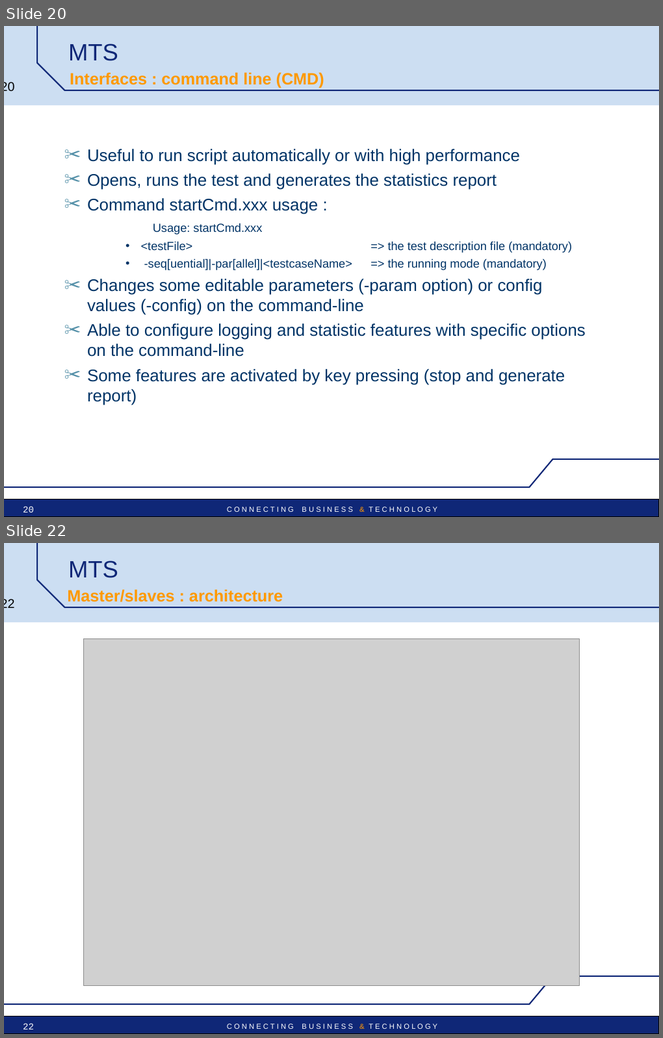
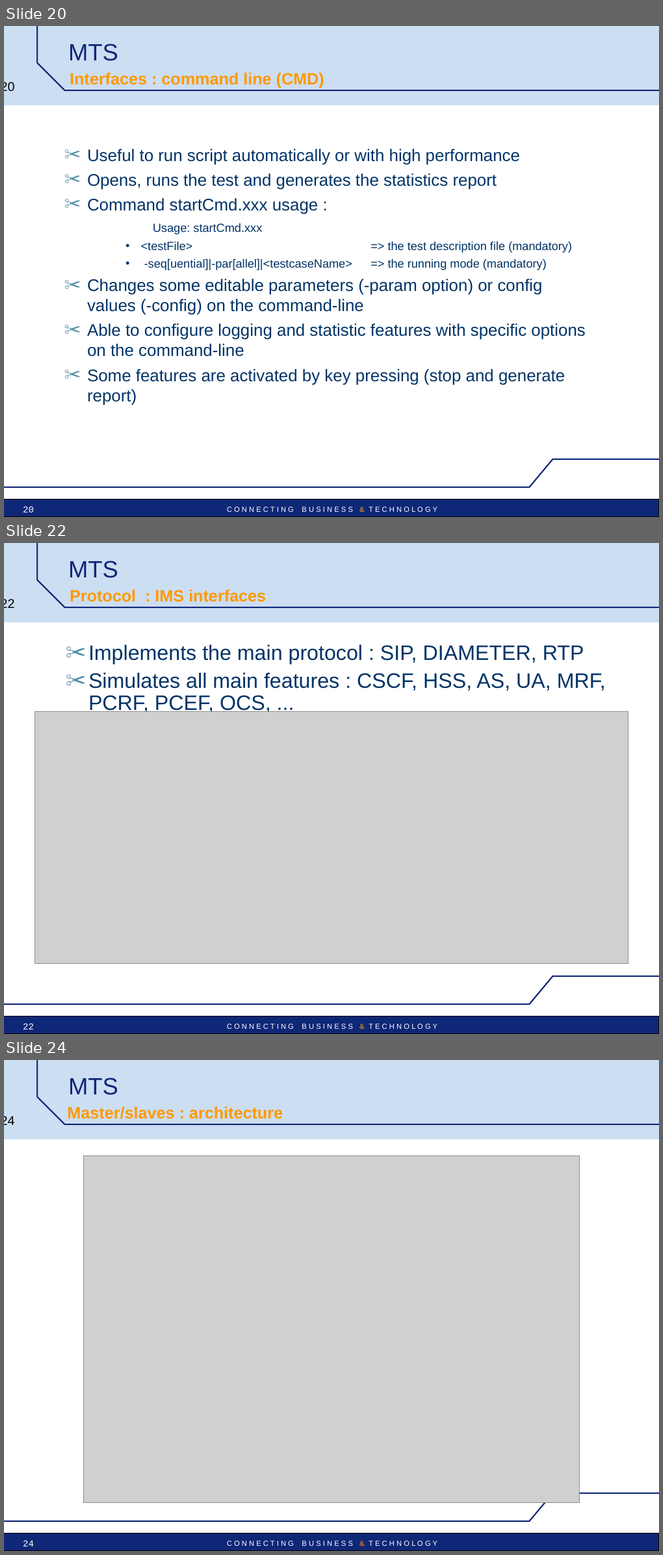
Before and after one commit to vu3mmg/mts-project, a slide deck: trunk/mts/src/main/doc/MTS_pres_technical.ppt. Shown one above the other, each under a label of ours: slides 20 and 22 before the commit, slides 20, 22 and 24 after it; the slides between them are not shown. The pictures are 663x1038 and 663x1555 pixels, drawn with LibreOffice and Linux fonts; fonts in the diff are those of the drawing; grey boxes stand for pictures; background and template pictures are left out. Boxes give left, top, right and bottom in pixels: in the first picture for what was removed or moved away, otherwise in the second. Text is boxed around its words. In the diff, an @@ line names an element or a change of style, - is before the commit and + after.

```diff
--- a/trunk/mts/src/main/doc/MTS_pres_technical.ppt
+++ b/trunk/mts/src/main/doc/MTS_pres_technical.ppt
@@ slide 22 added at [4, 543, 659, 1034], background #FFFFFF; not listed: 6 template elements that a slide beside it also shows @@
@@ title added at [68, 561, 118, 578], 26 pt, text #0F2777 @@
+MTS
@@ text added at [70, 589, 266, 602], 18 pt, text #FF9900, bold @@
+Protocol : IMS interfaces
@@ text added at [88, 644, 606, 715], 23 pt, text #003366 @@
+✂ Implements the main protocol : SIP, DIAMETER, RTP
+✂ Simulates all main features : CSCF, HSS, AS, UA, MRF, PCRF, PCEF, OCS, ...
@@ picture added at [35, 712, 629, 964] @@
@@ page number added at [23, 1023, 34, 1030], 10 pt, text #FFFFFF @@
+22
@@ what was slide 22 is now slide 24 @@
@@ page number at [4, 1116, 15, 1125]: text changed @@
-22
+24
@@ page number at [23, 1540, 34, 1547]: text changed @@
-22
+24
```
Also in this commit, not shown: 1 slide changed, 1 other slide added.
